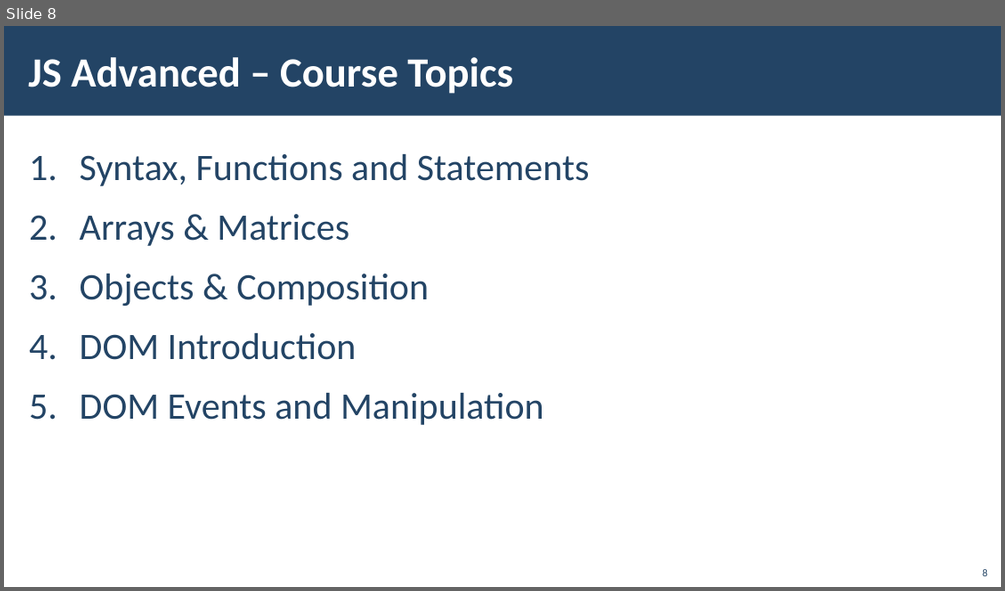
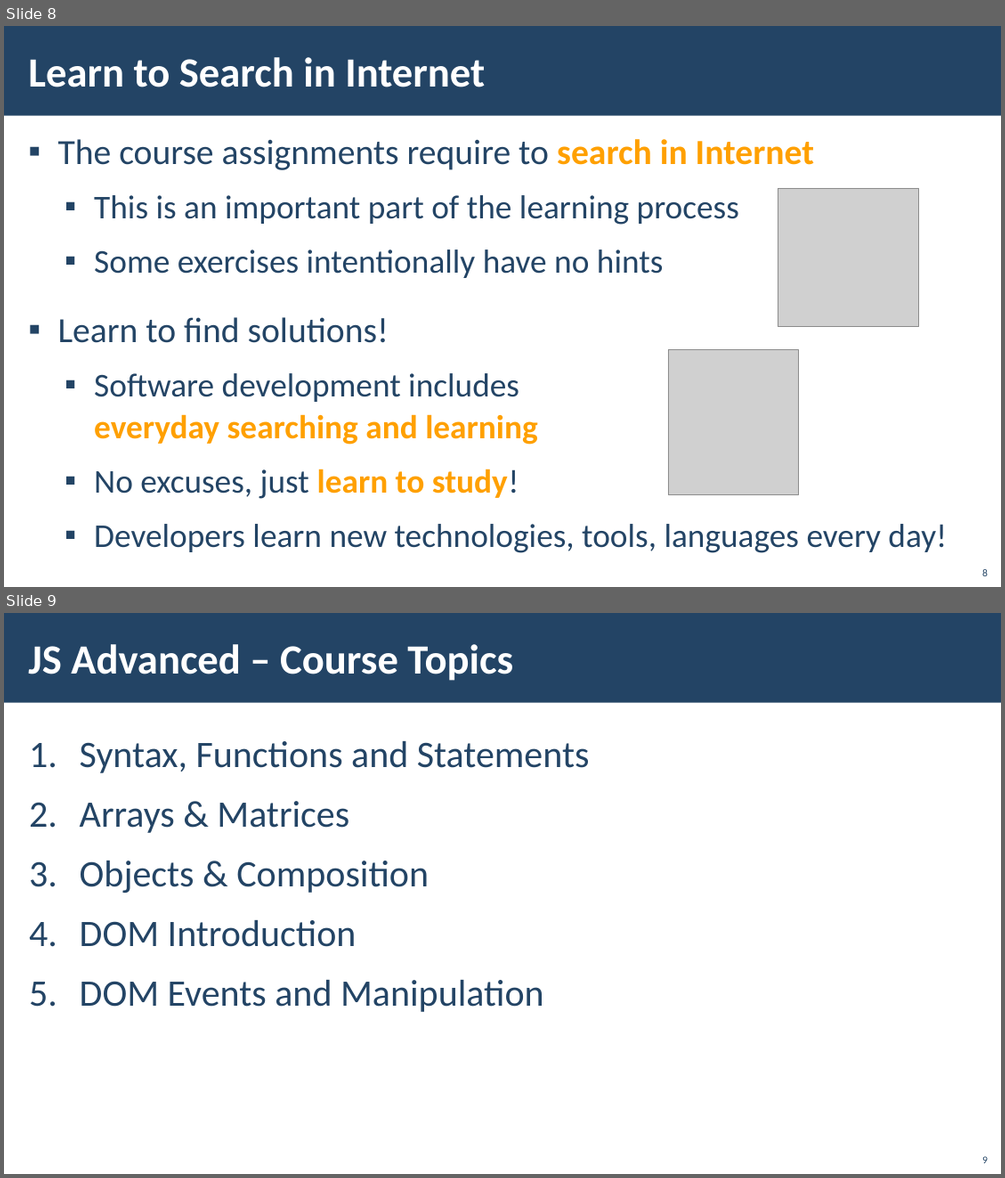
Before and after one commit to TodorYBorisov/Software-University, a slide deck: 03. JS Advanced - Jan 2023/00. Resources/00. JS-Advanced-Course-Introduction.pptx. Shown one above the other, each under a label of ours: slide 8 before the commit, slides 8 and 9 after it. The pictures are 1005x591 and 1005x1178 pixels, drawn with LibreOffice and Linux fonts; fonts in the diff are those of the drawing; grey boxes stand for pictures; background and template pictures are left out. Boxes give left, top, right and bottom in pixels: in the first picture for what was removed or moved away, otherwise in the second. Text is boxed around its words. In the diff, an @@ line names an element or a change of style, - is before the commit and + after.

```diff
--- a/03. JS Advanced - Jan 2023/00. Resources/00. JS-Advanced-Course-Introduction.pptx
+++ b/03. JS Advanced - Jan 2023/00. Resources/00. JS-Advanced-Course-Introduction.pptx
@@ slide 8 added at [4,26,1001,587], background picture (left out); not listed: 1 template element that a slide beside it also shows @@
@@ title added at [28,57,485,87], 40 pt, text #FFFFFF, bold @@
+Learn to Search in Internet
@@ text added at [58,139,947,553], 32 pt, text #234465 @@
+▪ The course assignments require to search in Internet
+  ▪ This is an important part of the learning process
+  ▪ Some exercises intentionally have no hints
+▪ Learn to find solutions!
+  ▪ Software development includes
+    everyday searching and learning
+  ▪ No excuses, just learn to study!
+  ▪ Developers learn new technologies, tools, languages every day!
@@ picture added at [778,188,919,327] @@
@@ picture added at [668,350,798,495] @@
@@ page number added at [982,569,987,576], 10 pt, text #234465 @@
+8
@@ what was slide 8 is now slide 9 @@
```
Also in this commit, not shown: 6 slides changed, 2 other slides added, 2 slides removed, 2 other files.
